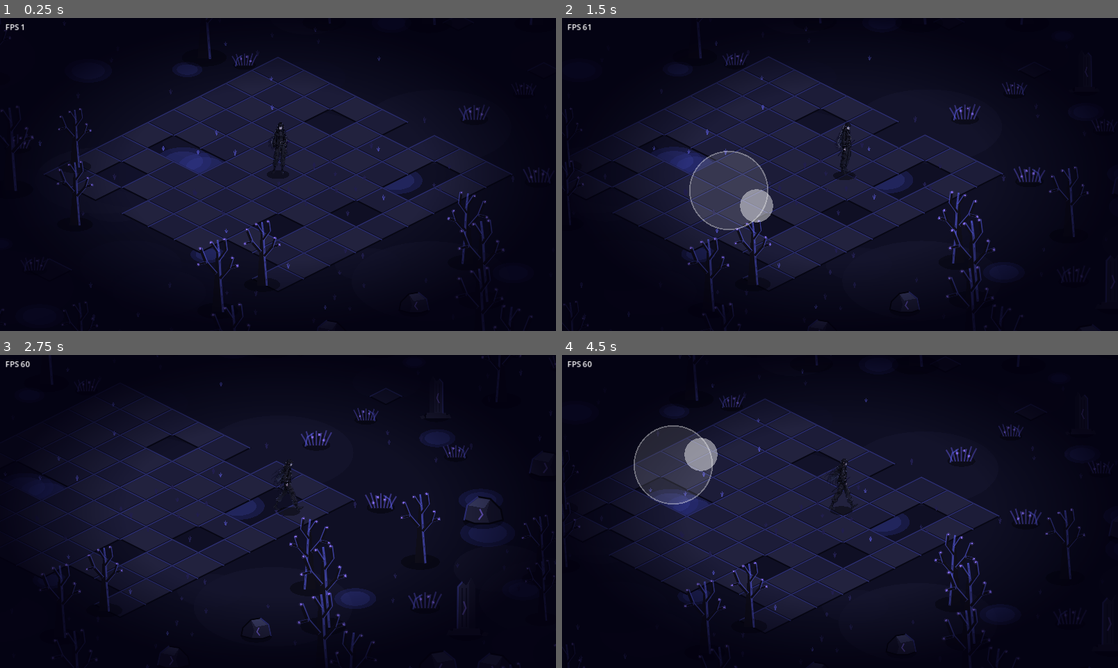
Above: before the commit, frames 1-4 (two rows, left to right).
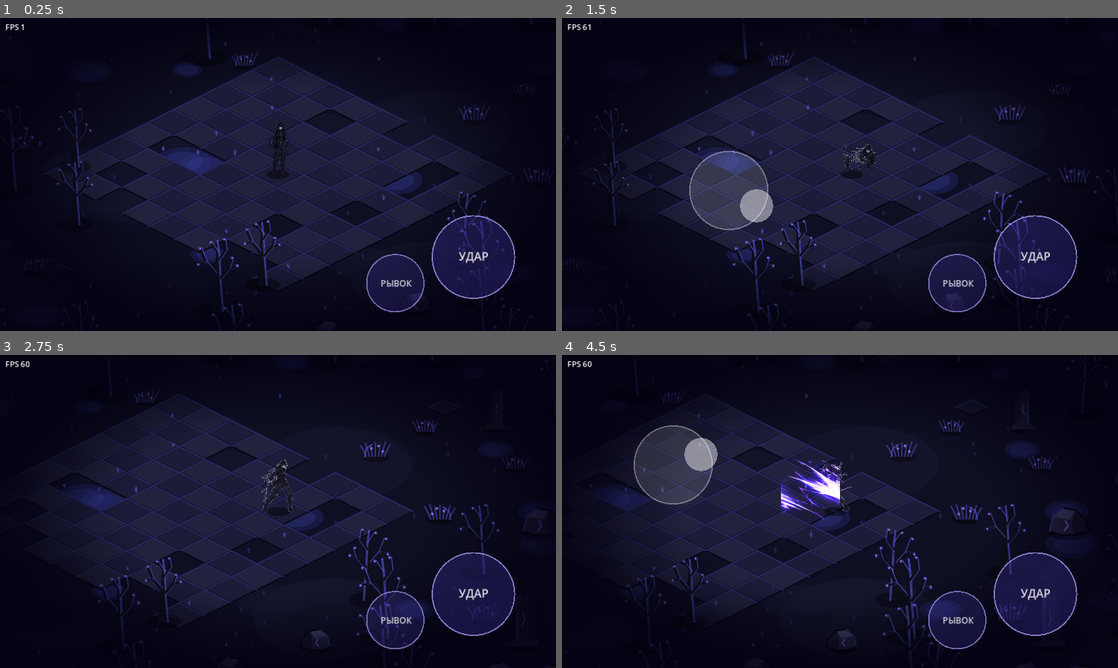
Above: after the commit, the same moments.

Repository: Masuku4129/Game
Game: Godot game, scene res://main.tscn
Same seed, same stepped clock (60 frames per second), same inputs: the game is played once before the commit and once after it.
Inputs (mouse positions are in pixels of both pictures, inside the frame that each line leads up to):
- Up to frame 1 (0.25 s): no input
- Up to frame 2 (1.5 s): tap Enter at 0.5 s; move the mouse to (962, 158) at 0.52 s; hold D 0.53-1.25 s; tap J at 0.6 s; click (962, 158) at 0.67 s; tap K at 0.8 s; drag from (728, 190) to (812, 237) at 1.27 s
- Up to frame 3 (2.75 s): move the mouse to (333, 442) at 2.02 s; hold D from 2.03 s (still down); tap J at 2.1 s; click (333, 442) at 2.17 s; tap K at 2.3 s
- Up to frame 4 (4.5 s): release D at 2.75 s; drag from (812, 574) to (673, 464) at 2.77 s; move the mouse to (1006, 558) at 3.52 s; hold A 3.53-4.25 s; tap J at 3.6 s; click (1006, 558) at 3.67 s; tap K at 3.8 s; drag from (673, 464) to (756, 433) at 4.27 s

The runs differ from the first frame. In frame 1, 4.7% of the frame differs, in the area x 65-93%, y 62-94%; in frame 2, 15%; in frame 3, 15%; in frame 4, 16%, in the area x 0-100%, y 0-100%.

Commit message:
Wilds: комбо из трёх ударов, рывок, эффекты шлейфов, кнопки действий
Co-Authored-By: Claude Sonnet 5.5 <noreply@anthropic.com>
Claude-Session: https://claude.ai/code/session_01XvKRdjkTEqndhwRATULBKN

Diff:
--- /dev/null
+++ b/wilds/action_buttons.gd
@@ -0,0 +1,42 @@
+extends Control
+## Кнопки действий в правой половине экрана: удар (большая) и рывок.
+## Нажатие вызывает методы игрока. Клавиатура: J удар, K рывок.
+
+var player
+var _attack_c := Vector2.ZERO
+var _dash_c := Vector2.ZERO
+const R_ATTACK := 95.0
+const R_DASH := 66.0
+
+
+func _ready() -> void:
+	set_anchors_preset(Control.PRESET_FULL_RECT)
+	mouse_filter = Control.MOUSE_FILTER_IGNORE
+	_layout()
+	get_viewport().size_changed.connect(_layout)
+
+
+func _layout() -> void:
+	var s := get_viewport_rect().size
+	_attack_c = Vector2(s.x - 190.0, s.y - 170.0)
+	_dash_c = Vector2(s.x - 370.0, s.y - 110.0)
+	queue_redraw()
+
+
+func _input(event: InputEvent) -> void:
+	var touch := event as InputEventScreenTouch
+	if touch and touch.pressed and player:
+		if touch.position.distance_to(_attack_c) <= R_ATTACK * 1.15:
+			player.attack_requested = true
+		elif touch.position.distance_to(_dash_c) <= R_DASH * 1.2:
+			player.dash_requested = true
+
+
+func _draw() -> void:
+	var font := ThemeDB.fallback_font
+	draw_circle(_attack_c, R_ATTACK, Color(0.35, 0.3, 0.9, 0.22))
+	draw_arc(_attack_c, R_ATTACK, 0.0, TAU, 48, Color(0.7, 0.65, 1.0, 0.7), 3.0)
+	draw_string(font, _attack_c + Vector2(-34, 8), "УДАР", HORIZONTAL_ALIGNMENT_LEFT, -1, 26, Color(1, 1, 1, 0.85))
+	draw_circle(_dash_c, R_DASH, Color(0.35, 0.3, 0.9, 0.18))
+	draw_arc(_dash_c, R_DASH, 0.0, TAU, 40, Color(0.7, 0.65, 1.0, 0.6), 3.0)
+	draw_string(font, _dash_c + Vector2(-34, 8), "РЫВОК", HORIZONTAL_ALIGNMENT_LEFT, -1, 20, Color(1, 1, 1, 0.8))
--- /dev/null
+++ b/wilds/art/anim/anim_data.gd
@@ -0,0 +1,10 @@
+# Автоматически создано tools/prep_anim.py: [файл, опора X, опора Y] по рядам.
+extends RefCounted
+
+const SCALE := 0.7059   # единиц мира на пиксель кадра
+const ROWS := [
+	[["mita_anim1_r0_00.png", 51.2, 233], ["mita_anim1_r0_01.png", 54.6, 233], ["mita_anim1_r0_02.png", 64.0, 233], ["mita_anim1_r0_03.png", 68.4, 233], ["mita_anim1_r0_04.png", 66.8, 233], ["mita_anim1_r0_05.png", 74.2, 233], ["mita_anim1_r0_06.png", 70.6, 233], ["mita_anim1_r0_07.png", 70.0, 233], ["mita_anim1_r0_08.png", 67.4, 233], ["mita_anim1_r0_09.png", 61.8, 233], ["mita_anim1_r0_10.png", 61.2, 233], ["mita_anim1_r0_11.png", 62.6, 233], ["mita_anim1_r0_12.png", 62.0, 233], ["mita_anim1_r0_13.png", 56.4, 233], ["mita_anim1_r0_14.png", 52.8, 233]],
+	[["mita_anim1_r1_00.png", 51.2, 230], ["mita_anim1_r1_01.png", 58.6, 230], ["mita_anim1_r1_02.png", 68.0, 230], ["mita_anim1_r1_03.png", 73.4, 230], ["mita_anim1_r1_04.png", 69.8, 230], ["mita_anim1_r1_05.png", 71.2, 230], ["mita_anim1_r1_06.png", 81.6, 230], ["mita_anim1_r1_07.png", 81.0, 230], ["mita_anim1_r1_08.png", 52.4, 230], ["mita_anim1_r1_09.png", 53.8, 230], ["mita_anim1_r1_10.png", 49.2, 230], ["mita_anim1_r1_11.png", 53.6, 230], ["mita_anim1_r1_12.png", 46.0, 230], ["mita_anim1_r1_13.png", 44.4, 230], ["mita_anim1_r1_14.png", 51.8, 230]],
+	[["mita_anim1_r2_00.png", 51.2, 217], ["mita_anim1_r2_01.png", 57.6, 217], ["mita_anim1_r2_02.png", 67.0, 217], ["mita_anim1_r2_03.png", 65.4, 217], ["mita_anim1_r2_04.png", 69.8, 217], ["mita_anim1_r2_05.png", 72.2, 217], ["mita_anim1_r2_06.png", 60.6, 217], ["mita_anim1_r2_07.png", 42.0, 217], ["mita_anim1_r2_08.png", 22.4, 217], ["mita_anim1_r2_09.png", 25.8, 217], ["mita_anim1_r2_10.png", 81.2, 217], ["mita_anim1_r2_11.png", 22.6, 217], ["mita_anim1_r2_12.png", 37.0, 217], ["mita_anim1_r2_13.png", 22.4, 217], ["mita_anim1_r2_14.png", 34.8, 217]],
+	[["mita_anim1_r3_00.png", 51.2, 198], ["mita_anim1_r3_01.png", 55.6, 198], ["mita_anim1_r3_02.png", 78.0, 198], ["mita_anim1_r3_03.png", 27.4, 198], ["mita_anim1_r3_04.png", 23.8, 198], ["mita_anim1_r3_05.png", 81.2, 198], ["mita_anim1_r3_06.png", 67.6, 198], ["mita_anim1_r3_07.png", 67.0, 198], ["mita_anim1_r3_08.png", 72.4, 198], ["mita_anim1_r3_09.png", 78.8, 198], ["mita_anim1_r3_10.png", 59.2, 198], ["mita_anim1_r3_11.png", 48.6, 198], ["mita_anim1_r3_12.png", 47.0, 198], ["mita_anim1_r3_13.png", 32.4, 198], ["mita_anim1_r3_14.png", 43.8, 198]],
+]
--- /dev/null
+++ b/wilds/art/anim/mita_anim1.json
@@ -0,0 +1,372 @@
+{
+ "rows": [
+  [
+   {
+    "file": "anim/mita_anim1_r0_00.png",
+    "px": 51.2,
+    "py": 233,
+    "h": 256
+   },
+   {
+    "file": "anim/mita_anim1_r0_01.png",
+    "px": 54.6,
+    "py": 233,
+    "h": 256
+   },
+   {
+    "file": "anim/mita_anim1_r0_02.png",
+    "px": 64.0,
+    "py": 233,
+    "h": 256
+   },
+   {
+    "file": "anim/mita_anim1_r0_03.png",
+    "px": 68.4,
+    "py": 233,
+    "h": 256
+   },
+   {
+    "file": "anim/mita_anim1_r0_04.png",
+    "px": 66.8,
+    "py": 233,
+    "h": 256
+   },
+   {
+    "file": "anim/mita_anim1_r0_05.png",
+    "px": 74.2,
+    "py": 233,
+    "h": 256
+   },
+   {
+    "file": "anim/mita_anim1_r0_06.png",
+    "px": 70.6,
+    "py": 233,
+    "h": 256
+   },
+   {
+    "file": "anim/mita_anim1_r0_07.png",
+    "px": 70.0,
+    "py": 233,
+    "h": 256
+   },
+   {
+    "file": "anim/mita_anim1_r0_08.png",
+    "px": 67.4,
+    "py": 233,
+    "h": 256
+   },
+   {
+    "file": "anim/mita_anim1_r0_09.png",
+    "px": 61.8,
+    "py": 233,
+    "h": 256
+   },
+   {
+    "file": "anim/mita_anim1_r0_10.png",
+    "px": 61.2,
+    "py": 233,
+    "h": 256
+   },
+   {
+    "file": "anim/mita_anim1_r0_11.png",
+    "px": 62.6,
+    "py": 233,
+    "h": 256
+   },
+   {
+    "file": "anim/mita_anim1_r0_12.png",
+    "px": 62.0,
+    "py": 233,
+    "h": 256
+   },
+   {
+    "file": "anim/mita_anim1_r0_13.png",
+    "px": 56.4,
+    "py": 233,
+    "h": 256
+   },
+   {
+    "file": "anim/mita_anim1_r0_14.png",
+    "px": 52.8,
+    "py": 233,
+    "h": 256
+   }
+  ],
+  [
+   {
+    "file": "anim/mita_anim1_r1_00.png",
+    "px": 51.2,
+    "py": 230,
+    "h": 256
+   },
+   {
+    "file": "anim/mita_anim1_r1_01.png",
+    "px": 58.6,
+    "py": 230,
+    "h": 256
+   },
+   {
+    "file": "anim/mita_anim1_r1_02.png",
+    "px": 68.0,
+    "py": 230,
+    "h": 256
+   },
+   {
+    "file": "anim/mita_anim1_r1_03.png",
+    "px": 73.4,
+    "py": 230,
+    "h": 256
+   },
+   {
+    "file": "anim/mita_anim1_r1_04.png",
+    "px": 69.8,
+    "py": 230,
+    "h": 256
+   },
+   {
+    "file": "anim/mita_anim1_r1_05.png",
+    "px": 71.2,
+    "py": 230,
+    "h": 256
+   },
+   {
+    "file": "anim/mita_anim1_r1_06.png",
+    "px": 81.6,
+    "py": 230,
+    "h": 256
+   },
+   {
+    "file": "anim/mita_anim1_r1_07.png",
+    "px": 81.0,
+    "py": 230,
+    "h": 256
+   },
+   {
+    "file": "anim/mita_anim1_r1_08.png",
+    "px": 52.4,
+    "py": 230,
+    "h": 256
+   },
+   {
+    "file": "anim/mita_anim1_r1_09.png",
+    "px": 53.8,
+    "py": 230,
+    "h": 256
+   },
+   {
+    "file": "anim/mita_anim1_r1_10.png",
+    "px": 49.2,
+    "py": 230,
+    "h": 256
+   },
+   {
+    "file": "anim/mita_anim1_r1_11.png",
+    "px": 53.6,
+    "py": 230,
+    "h": 256
+   },
+   {
+    "file": "anim/mita_anim1_r1_12.png",
+    "px": 46.0,
+    "py": 230,
+    "h": 256
+   },
+   {
+    "file": "anim/mita_anim1_r1_13.png",
+    "px": 44.4,
+    "py": 230,
+    "h": 256
+   },
+   {
+    "file": "anim/mita_anim1_r1_14.png",
+    "px": 51.8,
+    "py": 230,
+    "h": 256
+   }
+  ],
+  [
+   {
+    "file": "anim/mita_anim1_r2_00.png",
+    "px": 51.2,
+    "py": 217,
+    "h": 256
+   },
+   {
+    "file": "anim/mita_anim1_r2_01.png",
+    "px": 57.6,
+    "py": 217,
+    "h": 256
+   },
+   {
+    "file": "anim/mita_anim1_r2_02.png",
+    "px": 67.0,
+    "py": 217,
+    "h": 256
+   },
+   {
+    "file": "anim/mita_anim1_r2_03.png",
+    "px": 65.4,
+    "py": 217,
+    "h": 256
+   },
+   {
+    "file": "anim/mita_anim1_r2_04.png",
+    "px": 69.8,
+    "py": 217,
+    "h": 256
+   },
+   {
+    "file": "anim/mita_anim1_r2_05.png",
+    "px": 72.2,
+    "py": 217,
+    "h": 256
+   },
+   {
+    "file": "anim/mita_anim1_r2_06.png",
+    "px": 60.6,
+    "py": 217,
+    "h": 256
+   },
+   {
+    "file": "anim/mita_anim1_r2_07.png",
+    "px": 42.0,
+    "py": 217,
+    "h": 256
+   },
+   {
+    "file": "anim/mita_anim1_r2_08.png",
+    "px": 22.4,
+    "py": 217,
+    "h": 256
+   },
+   {
+    "file": "anim/mita_anim1_r2_09.png",
+    "px": 25.8,
+    "py": 217,
+    "h": 256
+   },
+   {
+    "file": "anim/mita_anim1_r2_10.png",
+    "px": 81.2,
+    "py": 217,
+    "h": 256
+   },
+   {
+    "file": "anim/mita_anim1_r2_11.png",
+    "px": 22.6,
+    "py": 217,
+    "h": 256
+   },
+   {
+    "file": "anim/mita_anim1_r2_12.png",
+    "px": 37.0,
+    "py": 217,
+    "h": 256
+   },
+   {
+    "file": "anim/mita_anim1_r2_13.png",
+    "px": 22.4,
+    "py": 217,
+    "h": 256
+   },
+   {
+    "file": "anim/mita_anim1_r2_14.png",
+    "px": 34.8,
+    "py": 217,
+    "h": 256
+   }
+  ],
+  [
+   {
+    "file": "anim/mita_anim1_r3_00.png",
+    "px": 51.2,
+    "py": 198,
+    "h": 256
+   },
+   {
+    "file": "anim/mita_anim1_r3_01.png",
+    "px": 55.6,
+    "py": 198,
+    "h": 256
+   },
+   {
+    "file": "anim/mita_anim1_r3_02.png",
+    "px": 78.0,
+    "py": 198,
+    "h": 256
+   },
+   {
+    "file": "anim/mita_anim1_r3_03.png",
+    "px": 27.4,
+    "py": 198,
+    "h": 256
+   },
+   {
+    "file": "anim/mita_anim1_r3_04.png",
+    "px": 23.8,
+    "py": 198,
+    "h": 256
+   },
+   {
+    "file": "anim/mita_anim1_r3_05.png",
+    "px": 81.2,
+    "py": 198,
+    "h": 256
+   },
+   {
+    "file": "anim/mita_anim1_r3_06.png",
+    "px": 67.6,
+    "py": 198,
+    "h": 256
+   },
+   {
+    "file": "anim/mita_anim1_r3_07.png",
+    "px": 67.0,
+    "py": 198,
+    "h": 256
+   },
+   {
+    "file": "anim/mita_anim1_r3_08.png",
+    "px": 72.4,
+    "py": 198,
+    "h": 256
+   },
+   {
+    "file": "anim/mita_anim1_r3_09.png",
+    "px": 78.8,
+    "py": 198,
+    "h": 256
+   },
+   {
+    "file": "anim/mita_anim1_r3_10.png",
+    "px": 59.2,
+    "py": 198,
+    "h": 256
+   },
+   {
+    "file": "anim/mita_anim1_r3_11.png",
+    "px": 48.6,
+    "py": 198,
+    "h": 256
+   },
+   {
+    "file": "anim/mita_anim1_r3_12.png",
+    "px": 47.0,
+    "py": 198,
+    "h": 256
+   },
+   {
+    "file": "anim/mita_anim1_r3_13.png",
+    "px": 32.4,
+    "py": 198,
+    "h": 256
+   },
+   {
+    "file": "anim/mita_anim1_r3_14.png",
+    "px": 43.8,
+    "py": 198,
+    "h": 256
+   }
+  ]
+ ]
+}
--- a/wilds/main.gd
+++ b/wilds/main.gd
@@ -44,6 +44,9 @@
 	var stick = preload("res://joystick.gd").new()
 	ui.add_child(stick)
 	player.stick = stick
+	var buttons = preload("res://action_buttons.gd").new()
+	buttons.player = player
+	ui.add_child(buttons)
 
 	fps_label = Label.new()
 	fps_label.position = Vector2(12, 8)
@@ -144,4 +147,22 @@
 		sheet.blit_rect(img, Rect2i(x0, maxi(y0, 0), cw, ch), Vector2i(idx * cw, 0))
 		idx += 1
 	sheet.save_png(dir + "/mita_sheet.png")
+
+	# кадры боя: 4 ряда по 5 кадров, камера ближе
+	cam.zoom = Vector2(2.0, 2.0)
+	var acw := 200
+	var ach := 280
+	var asheet := Image.create(acw * 8, ach * 4, false, Image.FORMAT_RGBA8)
+	for r in 4:
+		for c in 8:
+			player.set_attack_pose(r, c * 2)
+			for k in 4:
+				await get_tree().process_frame
+			await RenderingServer.frame_post_draw
+			var im2 := get_viewport().get_texture().get_image()
+			im2.convert(Image.FORMAT_RGBA8)
+			var ax := im2.get_width() / 2 - acw / 2
+			var ay := im2.get_height() / 2 - 230
+			asheet.blit_rect(im2, Rect2i(ax, maxi(ay, 0), acw, ach), Vector2i(c * acw, r * ach))
+	asheet.save_png(dir + "/attack_sheet.png")
 	get_tree().quit()
--- a/wilds/player.gd
+++ b/wilds/player.gd
@@ -1,14 +1,21 @@
 extends CharacterBody2D
-## Мита: нарисованные спрайты, 8 направлений.
-## Есть 5 видов (спереди, спереди-3/4, сбоку, сзади-3/4, сзади), остальные три
-## получаются зеркалом. Покадровая ходьба есть для сбоку, спереди и сзади;
-## на диагоналях используется стоячий вид с подпрыгиванием.
-## Точка опоры каждого спрайта = центр стоп (art/sprite_data.gd).
+## Мита: нарисованные спрайты.
+## Движение: 8 направлений (5 видов + зеркало), покадровая ходьба сбоку, спереди, сзади.
+## Бой: комбо из трёх ударов и рывок, кадры из art/anim, эффекты из art/vfx.
+## Точка опоры каждого спрайта = центр стоп (art/sprite_data.gd, art/anim/anim_data.gd).
+
+const ANIM := preload("res://art/anim/anim_data.gd")
 
 const SPEED := 230.0
 const Y_SCALE := 0.75        # вертикальная скорость меньше (перспектива)
 const DRAW_SCALE := 0.375    # спрайт 320 px -> 120 единиц мира
 const WALK_FPS := 8.0
+const ATTACK_FPS := 22.0
+const DASH_FPS := 24.0
+const DASH_SPEED := 420.0
+const COMBO_ROWS := [0, 1, 2]     # ряды листа анимаций для ударов 1-3
+const DASH_ROW := 3               # ряд листа для рывка
+const VFX_ROWS := [0, 1, 3]       # ряды эффектов для ударов 1-3
 
 # сектор (0=вправо, по часовой на экране) -> [вид, зеркалить]
 const SECTORS := [
@@ -19,16 +26,28 @@
 var stick                       # джойстик, выставляется из main.gd
 var world_radius := 2400.0
 var debug := false              # для кадров предпросмотра: поза задаётся вручную
-
+var attack_requested := false
+var dash_requested := false
+
+var _state := "move"            # move / attack / dash
 var _sector := 2
 var _moving := false
 var _wt := 0.0                  # фаза кадров ходьбы
-var _bob_t := 0.0               # фаза подпрыгивания (для диагоналей)
+var _bob_t := 0.0               # фаза подпрыгивания (диагонали)
 var _amp := 0.0
 var _idle_t := 0.0
+var _face_x := 1.0              # куда смотрит в бою: 1 вправо, -1 влево
+var _row := 0
+var _af := 0.0                  # кадр анимации боя (дробный)
+var _combo := 0
+var _queued := false
+var _vfx_done := false
+var _dash_dir := Vector2.RIGHT
 var _spr: Sprite2D
 var _tex := {}
 var _data := {}
+var _atex := []                 # [ряд][кадр] -> Texture2D
+var _vfx_tex: Texture2D
 
 
 func _ready() -> void:
@@ -42,6 +61,13 @@
 	_data = preload("res://art/sprite_data.gd").DATA
 	for n in _data:
 		_tex[n] = load("res://art/%s.png" % n)
+	for row in ANIM.ROWS:
+		var r := []
+		for f in row:
+			r.append(load("res://art/anim/" + f[0]))
+		_atex.append(r)
+	_vfx_tex = load("res://art/vfx/vfx_light1.png")
+
 	_spr = Sprite2D.new()
 	_spr.centered = false
 	_spr.texture_filter = CanvasItem.TEXTURE_FILTER_LINEAR_WITH_MIPMAPS
@@ -49,8 +75,18 @@
 	_refresh()
 
 
+func _input(event: InputEvent) -> void:
+	var k := event as InputEventKey
+	if k and k.pressed and not k.echo:
+		if k.keycode == KEY_J:
+			attack_requested = true
+		elif k.keycode == KEY_K:
+			dash_requested = true
+
+
 func set_pose(sector: int, moving: bool, wt: float) -> void:
 	debug = true
+	_state = "move"
 	_sector = sector
 	_moving = moving
 	_wt = wt
@@ -59,34 +95,161 @@
 	_refresh()
 
 
+func set_attack_pose(row: int, frame: int) -> void:
+	debug = true
+	_state = "attack"
+	_row = row
+	_af = float(frame)
+	_face_x = 1.0
+	_refresh()
+
+
 func _physics_process(delta: float) -> void:
 	if not debug:
-		var dir := Vector2.ZERO
-		if stick:
-			dir = stick.value
-		var k := Vector2(
-			float(Input.is_key_pressed(KEY_D)) - float(Input.is_key_pressed(KEY_A)),
-			float(Input.is_key_pressed(KEY_S)) - float(Input.is_key_pressed(KEY_W)))
-		if k != Vector2.ZERO:
-			dir = k.normalized()
-
-		velocity = Vector2(dir.x, dir.y * Y_SCALE) * SPEED
-		move_and_slide()
-		if position.length() > world_radius:
-			position = position.normalized() * world_radius
-
-		_moving = dir.length() > 0.05
-		if _moving:
-			_sector = posmod(roundi(dir.angle() / (PI / 4.0)), 8)
-			_wt += delta * WALK_FPS
-			_bob_t += delta * 11.0
-		_amp = move_toward(_amp, 1.0 if _moving else 0.0, delta * 8.0)
-		_idle_t += delta * 2.0
+		match _state:
+			"attack":
+				_tick_attack(delta)
+			"dash":
+				_tick_dash(delta)
+			_:
+				_tick_move(delta)
 		_refresh()
 	queue_redraw()
 
 
+# ---------------------------------------------------------------- движение
+
+func _input_dir() -> Vector2:
+	var dir := Vector2.ZERO
+	if stick:
+		dir = stick.value
+	var k := Vector2(
+		float(Input.is_key_pressed(KEY_D)) - float(Input.is_key_pressed(KEY_A)),
+		float(Input.is_key_pressed(KEY_S)) - float(Input.is_key_pressed(KEY_W)))
+	if k != Vector2.ZERO:
+		dir = k.normalized()
+	return dir
+
+
+func _tick_move(delta: float) -> void:
+	var dir := _input_dir()
+	if attack_requested:
+		attack_requested = false
+		dash_requested = false
+		_combo = 0
+		_start_attack()
+		return
+	if dash_requested:
+		dash_requested = false
+		_start_dash(dir)
+		return
+
+	velocity = Vector2(dir.x, dir.y * Y_SCALE) * SPEED
+	move_and_slide()
+	_clamp_world()
+
+	_moving = dir.length() > 0.05
+	if _moving:
+		_sector = posmod(roundi(dir.angle() / (PI / 4.0)), 8)
+		if absf(dir.x) > 0.25:
+			_face_x = signf(dir.x)
+		_wt += delta * WALK_FPS
+		_bob_t += delta * 11.0
+	_amp = move_toward(_amp, 1.0 if _moving else 0.0, delta * 8.0)
+	_idle_t += delta * 2.0
+
+
+func _clamp_world() -> void:
+	if position.length() > world_radius:
+		position = position.normalized() * world_radius
+
+
+# ---------------------------------------------------------------- бой
+
+func _start_attack() -> void:
+	_state = "attack"
+	_row = COMBO_ROWS[_combo]
+	_af = 0.0
+	_queued = false
+	_vfx_done = false
+
+
+func _tick_attack(delta: float) -> void:
+	_af += delta * ATTACK_FPS
+	if attack_requested:
+		attack_requested = false
+		_queued = true
+	var n: int = ANIM.ROWS[_row].size()
+	var f := int(_af)
+	# выпад вперёд на ударных кадрах
+	if f >= 3 and f <= 8:
+		velocity = Vector2(_face_x * 110.0, 0.0)
+		move_and_slide()
+		_clamp_world()
+	if not _vfx_done and f >= 4:
+		_vfx_done = true
+		_spawn_vfx(VFX_ROWS[_combo])
+	if _queued and _combo + 1 < COMBO_ROWS.size() and f >= n - 4:
+		_combo += 1
+		_start_attack()
+	elif f >= n:
+		_combo = 0
+		_state = "move"
+		_moving = false
+
+
+func _start_dash(dir: Vector2) -> void:
+	_state = "dash"
+	_row = DASH_ROW
+	_af = 0.0
+	if dir.length() > 0.2:
+		_dash_dir = Vector2(dir.x, dir.y * Y_SCALE).normalized()
+		if absf(dir.x) > 0.25:
+			_face_x = signf(dir.x)
+	else:
+		_dash_dir = Vector2(_face_x, 0.0)
+
+
+func _tick_dash(delta: float) -> void:
+	_af += delta * DASH_FPS
+	var f := int(_af)
+	if f >= 2 and f <= 9:
+		velocity = _dash_dir * DASH_SPEED
+		move_and_slide()
+		_clamp_world()
+	if f >= ANIM.ROWS[_row].size():
+		_state = "move"
+		_moving = false
+
+
+func _spawn_vfx(row: int) -> void:
+	var s = preload("res://vfx_once.gd").new()
+	s.texture = _vfx_tex
+	s.hframes = 13
+	s.vframes = 4
+	s.row = row
+	s.frame = row * 13
+	var m := CanvasItemMaterial.new()
+	m.blend_mode = CanvasItemMaterial.BLEND_MODE_ADD
+	s.material = m
+	s.position = Vector2(_face_x * 58.0, -64.0)
+	s.scale = Vector2(_face_x * 1.0, 1.0)
+	add_child(s)
+
+
+# ---------------------------------------------------------------- отображение
+
 func _refresh() -> void:
+	if _state != "move":
+		var frames: Array = ANIM.ROWS[_row]
+		var f: int = clampi(int(_af), 0, frames.size() - 1)
+		_spr.texture = _atex[_row][f]
+		_spr.offset = Vector2(-frames[f][1], -frames[f][2])
+		_spr.position = Vector2.ZERO
+		_spr.rotation = 0.0
+		_spr.scale = Vector2(_face_x * ANIM.SCALE, ANIM.SCALE)
+		return
+
 	var view: String = SECTORS[_sector][0]
 	var flip: bool = SECTORS[_sector][1]
 	var key := "idle_" + view
--- /dev/null
+++ b/wilds/vfx_once.gd
@@ -0,0 +1,15 @@
+extends Sprite2D
+## Одноразовый эффект из листа: проигрывает ряд кадров и удаляется.
+
+var row := 0
+var fps := 30.0
+var _t := 0.0
+
+
+func _process(delta: float) -> void:
+	_t += delta * fps
+	var c := int(_t)
+	if c >= hframes:
+		queue_free()
+		return
+	frame = row * hframes + c
Binary file added: wilds/art/anim/mita_anim1_r0_00.png
Binary file added: wilds/art/anim/mita_anim1_r0_01.png
Binary file added: wilds/art/anim/mita_anim1_r0_02.png
Binary file added: wilds/art/anim/mita_anim1_r0_03.png
Binary file added: wilds/art/anim/mita_anim1_r0_04.png
Binary file added: wilds/art/anim/mita_anim1_r0_05.png
Binary file added: wilds/art/anim/mita_anim1_r0_06.png
Binary file added: wilds/art/anim/mita_anim1_r0_07.png
Binary file added: wilds/art/anim/mita_anim1_r0_08.png
Binary file added: wilds/art/anim/mita_anim1_r0_09.png
Binary file added: wilds/art/anim/mita_anim1_r0_10.png
Binary file added: wilds/art/anim/mita_anim1_r0_11.png
(and 52 more such lines)
